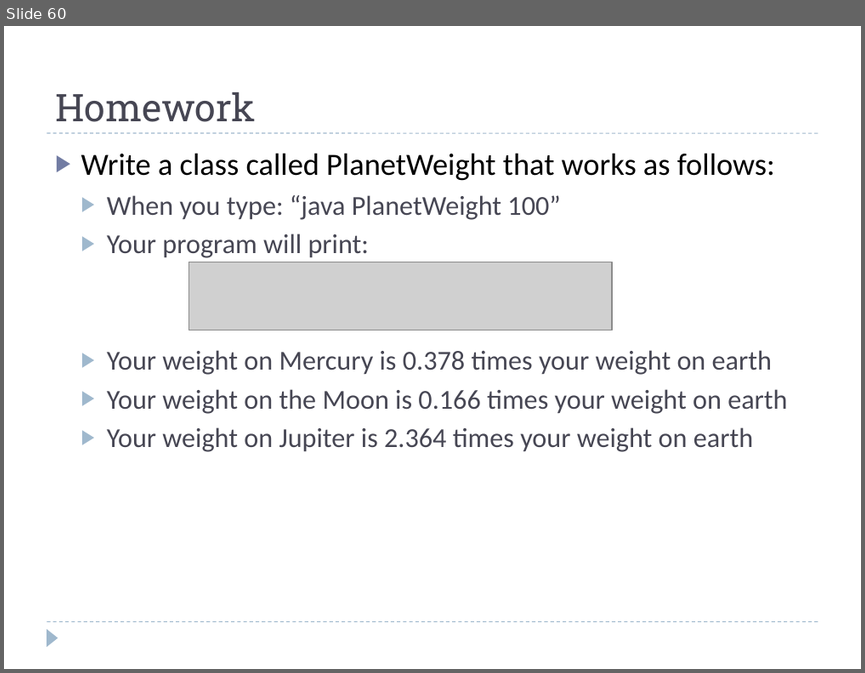
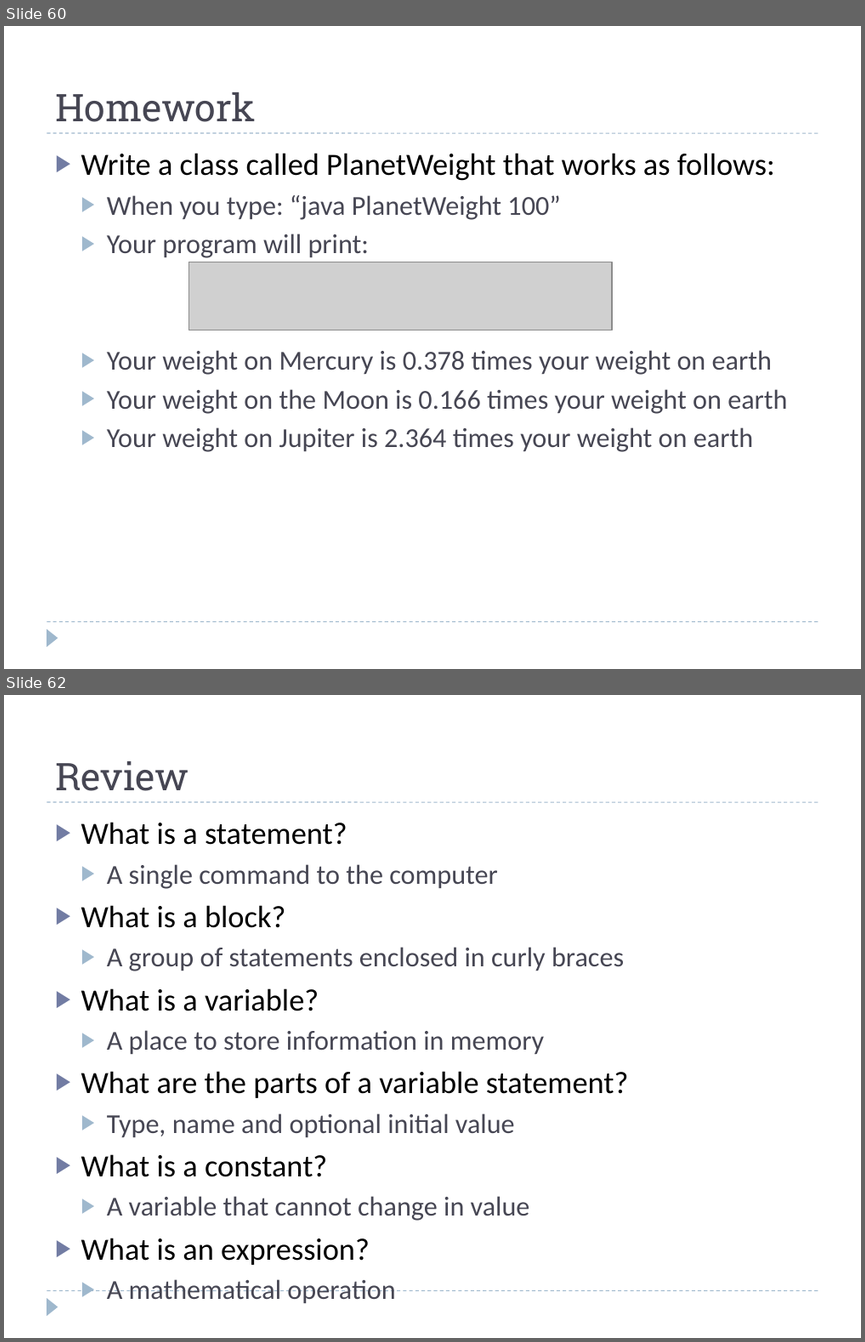
Before and after one commit to bcraig108/JavaClass_2013_Summer, a slide deck: Introduction to Java Programming.pptx. Shown one above the other, each under a label of ours: slide 60 before the commit, slides 60 and 62 after it; the slides between them are not shown. The pictures are 865x673 and 865x1342 pixels, drawn with LibreOffice and Linux fonts; fonts in the diff are those of the drawing; grey boxes stand for pictures; background and template pictures are left out. Boxes give left, top, right and bottom in pixels: in the first picture for what was removed or moved away, otherwise in the second. Text is boxed around its words. In the diff, an @@ line names an element or a change of style, - is before the commit and + after.

Commit message:
Review for Chapter 5

```diff
--- a/Introduction to Java Programming.pptx
+++ b/Introduction to Java Programming.pptx
@@ slide 62 added at bbox=[4, 695, 861, 1338], background #FFFFFF; not listed: 3 template elements that a slide beside it also shows @@
@@ title added at bbox=[55, 761, 188, 791], 32 pt, text #464653 @@
+Review
@@ text added at bbox=[81, 822, 629, 1265], 23 pt, text #464653 @@
+▶ What is a statement?
+  ▶ A single command to the computer
+▶ What is a block?
+  ▶ A group of statements enclosed in curly braces
+▶ What is a variable?
+  ▶ A place to store information in memory
+▶ What are the parts of a variable statement?
+  ▶ Type, name and optional initial value
+▶ What is a constant?
+  ▶ A variable that cannot change in value
+▶ What is an expression?
+  ▶ A mathematical operation
```
Also in this commit, not shown: 1 slide changed, 2 other slides added.
